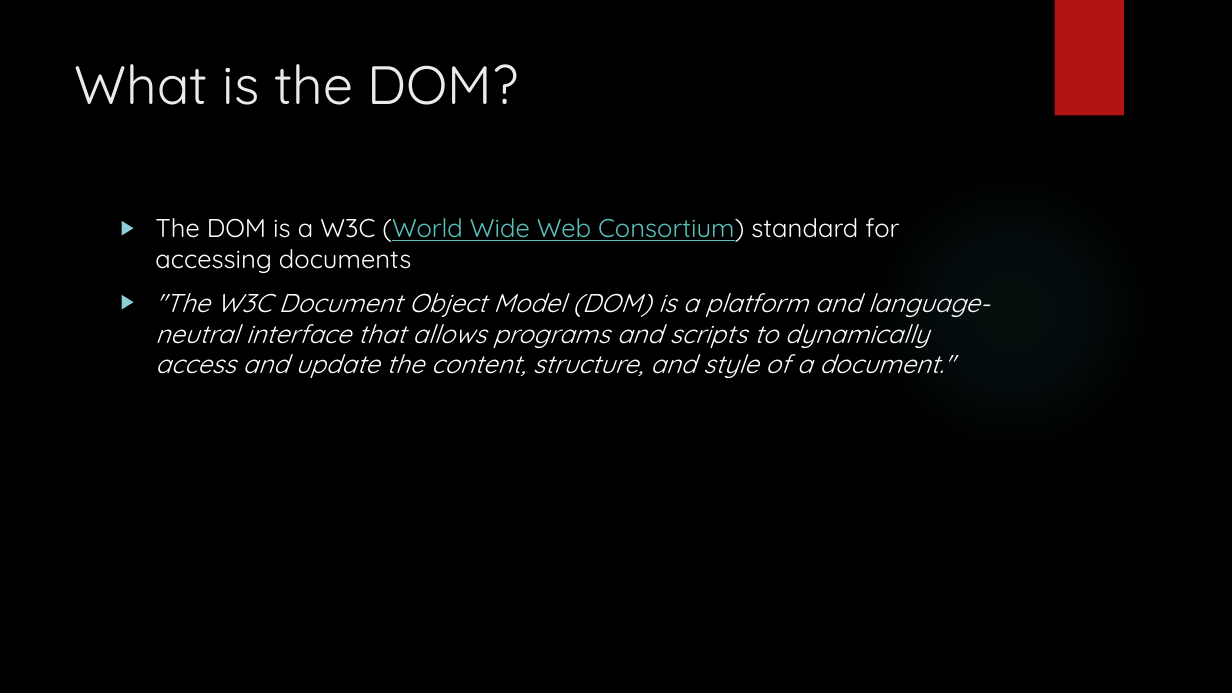
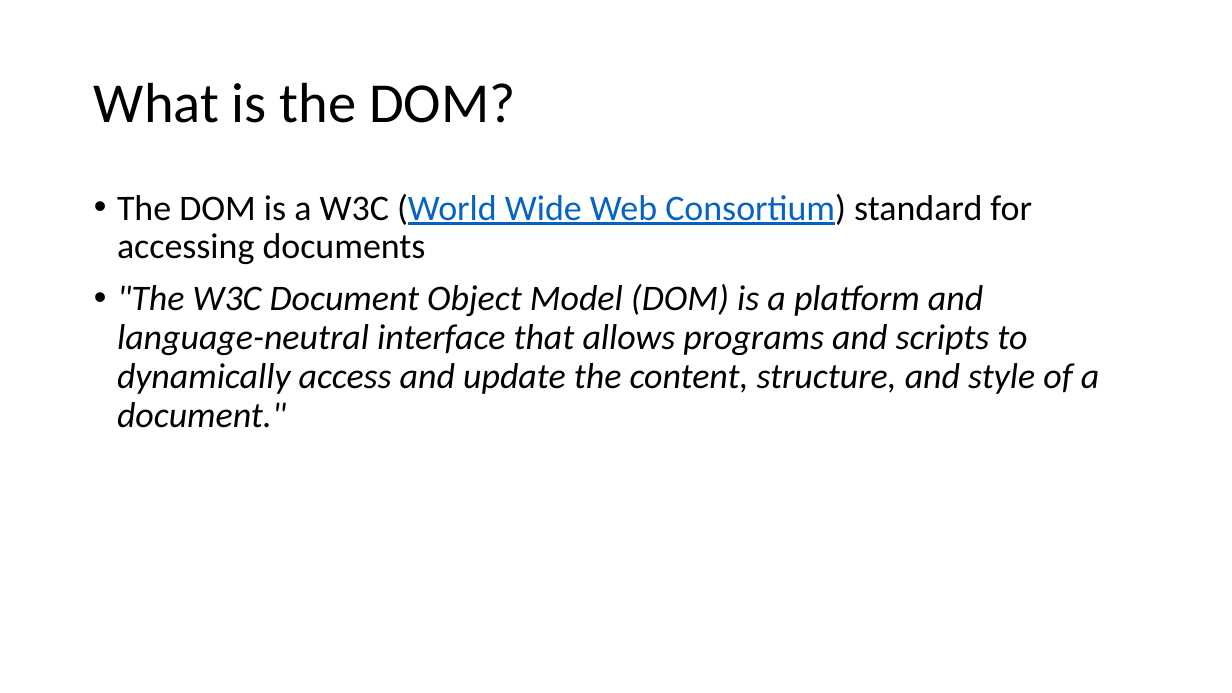
Before and after one commit to YWCANWIL-TechLab/module15-exercises-YaminahAlanis, a slide deck: slide 4 of slides/Module 15 - JS HTML DOM Part 1.pptx. Drawn at 1232x693 pixels with LibreOffice and Linux fonts; fonts in the diff are those of the drawing; background and template pictures are left out. Boxes give left, top, right and bottom in pixels: in the first picture for what was removed or moved away, otherwise in the second. Text is boxed around its words. In the diff, an @@ line names an element or a change of style, - is before the commit and + after.

```diff
--- a/slides/Module 15 - JS HTML DOM Part 1.pptx
+++ b/slides/Module 15 - JS HTML DOM Part 1.pptx
@@ background picture (left out) to #FFFFFF @@
@@ rectangle removed at bbox=[1055, 0, 1124, 116] @@
@@ title "What is the DOM?": place and size @@
-title "What is the DOM?" at bbox=[75, 64, 519, 105]
+title "What is the DOM?" at bbox=[94, 82, 516, 123]
@@ title "What is the DOM?" at bbox=[94, 82, 516, 123]: size 42 to 44 pt, font Quicksand to Calibri, text colour #EBEBEB to #000000; line spacing 1 to 0.9; vertical alignment top to middle @@
@@ ellipse removed at bbox=[870, 169, 1154, 454] @@
@@ text "The DOM is a W3C ...": place and size @@
-text "The DOM is a W3C ..." at bbox=[155, 218, 990, 378]
+text "The DOM is a W3C ..." at bbox=[117, 194, 1099, 428]
@@ text "The DOM is a W3C ..." at bbox=[117, 194, 1099, 428]: size 20 to 28 pt, font Quicksand to Calibri, text colour #FFFFFF to #000000; text colour #58C1BA to #0563C1 in "(World Wide Web Consortium)"; bullet ▶ to •; line spacing 1 to 0.9 @@
```
Also in this commit, not shown: 29 other slides changed, 9 slides added, 2 slides removed, 4 other files.
